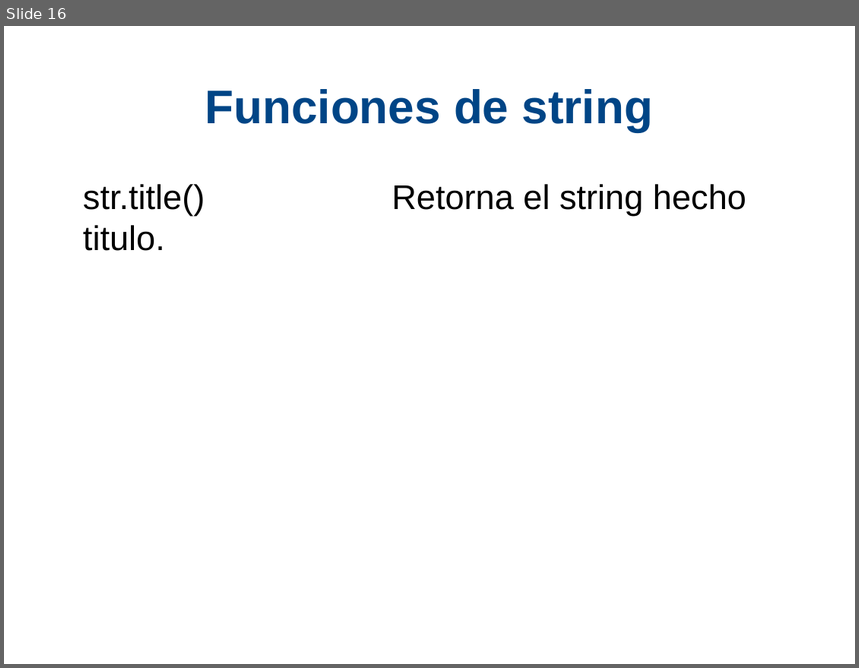
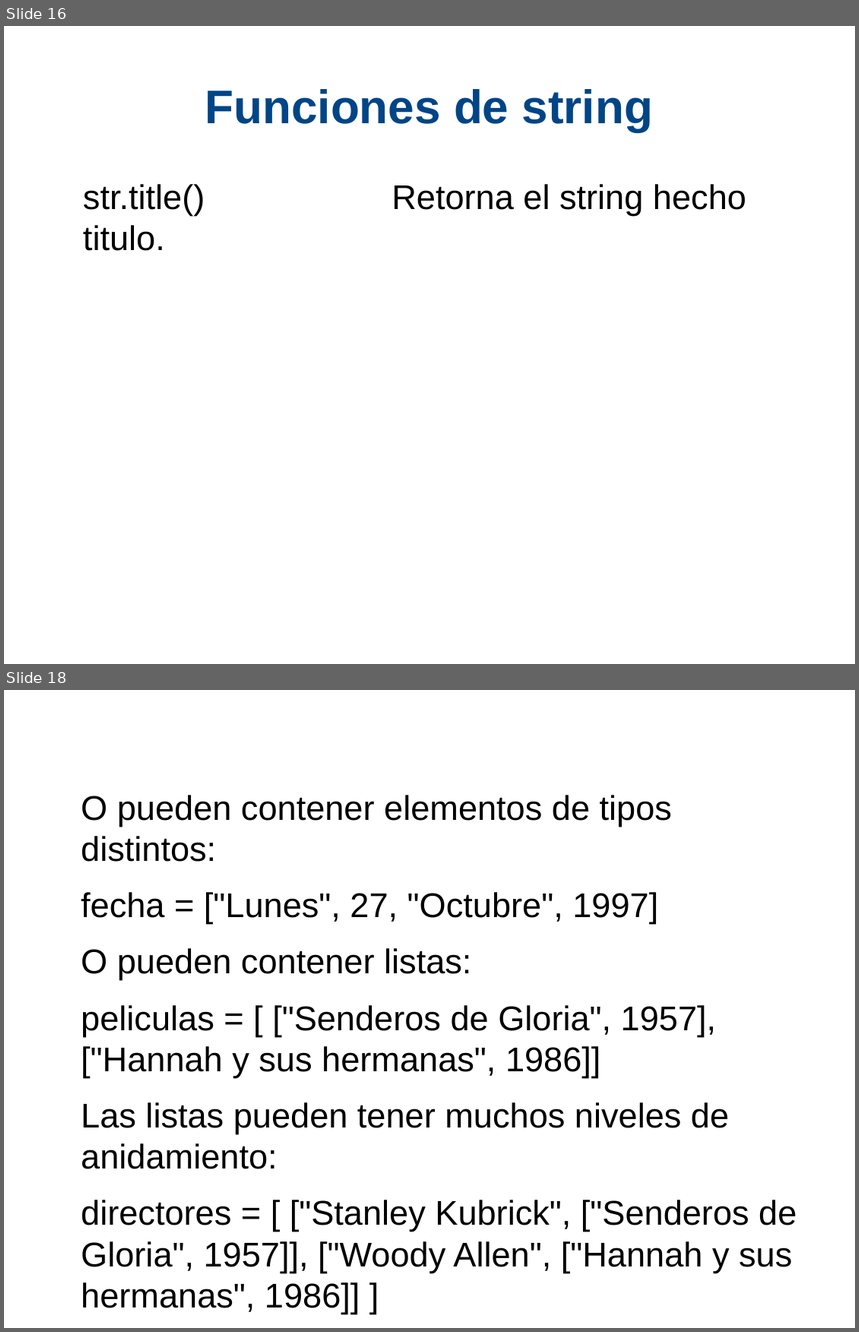
Before and after one commit to xDavidPM/Taller-Python, a slide deck: Python diapositiva.odp. Shown one above the other, each under a label of ours: slide 16 before the commit, slides 16 and 18 after it; the slides between them are not shown. The pictures are 859x668 and 859x1332 pixels, drawn with LibreOffice and Linux fonts; fonts in the diff are those of the drawing; background and template pictures are left out. Boxes give left, top, right and bottom in pixels: in the first picture for what was removed or moved away, otherwise in the second. Text is boxed around its words. In the diff, an @@ line names an element or a change of style, - is before the commit and + after.

```diff
--- a/Python diapositiva.odp
+++ b/Python diapositiva.odp
@@ slide 18 added at [4,690,855,1328], background #FFFFFF @@
@@ text added at [81,795,797,1273], 32 pt, text #000000 @@
+O pueden contener elementos de tipos distintos:
+fecha = ["Lunes", 27, "Octubre", 1997]
+O pueden contener listas:
+peliculas = [ ["Senderos de Gloria", 1957], ["Hannah y sus hermanas", 1986]]
+Las listas pueden tener muchos niveles de anidamiento:
+directores = [ ["Stanley Kubrick", ["Senderos de Gloria", 1957]], ["Woody Allen", ["Hannah y sus hermanas", 1986]] ]
```
Also in this commit, not shown: 4 slides changed, 10 other slides added, 1 other file.
